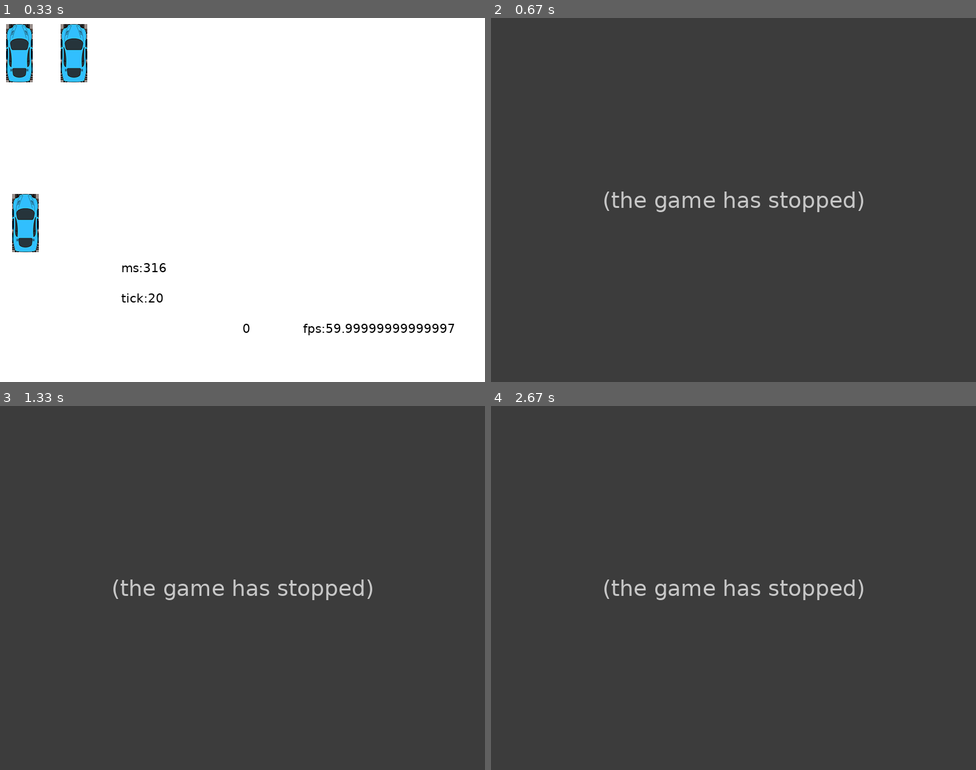
Above: before the commit, frames 1-4 (two rows, left to right).
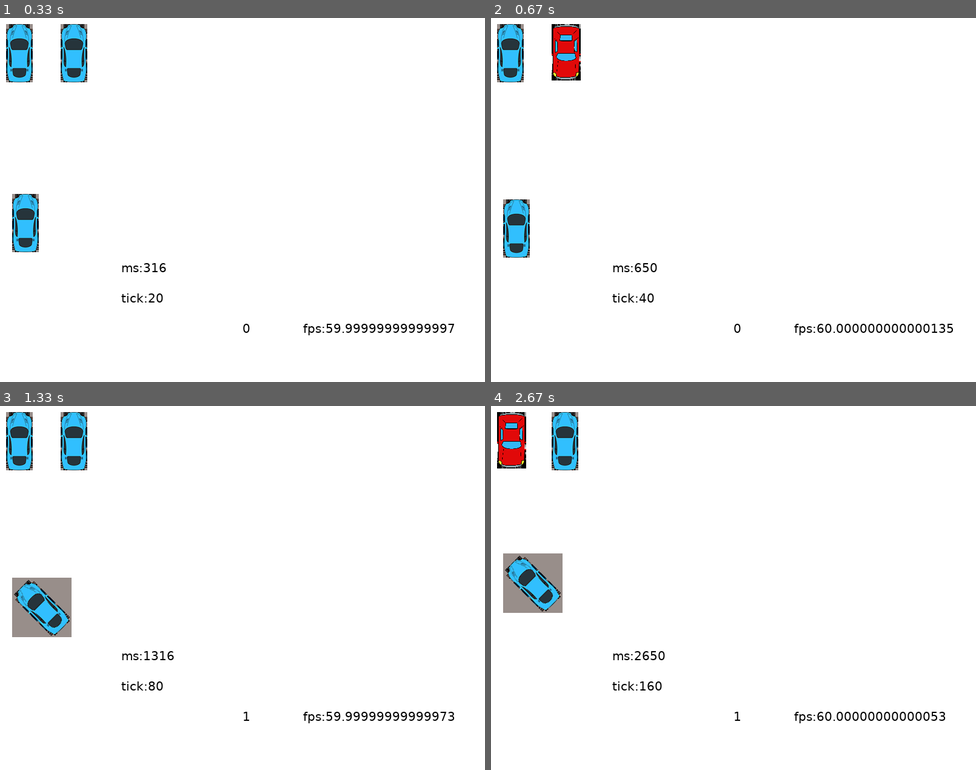
Above: after the commit, the same moments.

Repository: SirNytram/pytutorialtest
Game: pygame game, started from funkinpython.py
Two runs of this game, one before a commit and one after it. Both use one fixed random seed, a clock stepped at 60 frames per second and the inputs below.
Inputs:
- Up to frame 1 (0.33 s): no input
- Up to frame 2 (0.67 s): hold R from 0.33 s (still down); hold Right from 0.33 s (still down)
- Up to frame 3 (1.33 s): release R at 0.8 s; release Right at 0.8 s
- Up to frame 4 (2.67 s): hold Left from 2.33 s (still down)

Frame 1 is identical in both runs. In frame 2, 100% of the frame differs, in the area x 0-100%, y 0-100%; in frame 3, 99%; in frame 4, 100%.
Error before the commit: AttributeError: 'FunkinApp' object has no attribute 'movingline' (funkinpython.py line 104); the game stopped at 0.33 s (later frames are placeholders)

Commit message:
bad var name

Diff:
--- a/funkinpython.py
+++ b/funkinpython.py
@@ -101,7 +101,7 @@
             self.running = False
 
         if self.keysPressed[K_r]:
-            self.movingline.yposition = 300
+            self.movingnote.yposition = 300
 
         if self.keysPressed[K_f]:
             pygame.display.toggle_fullscreen()
